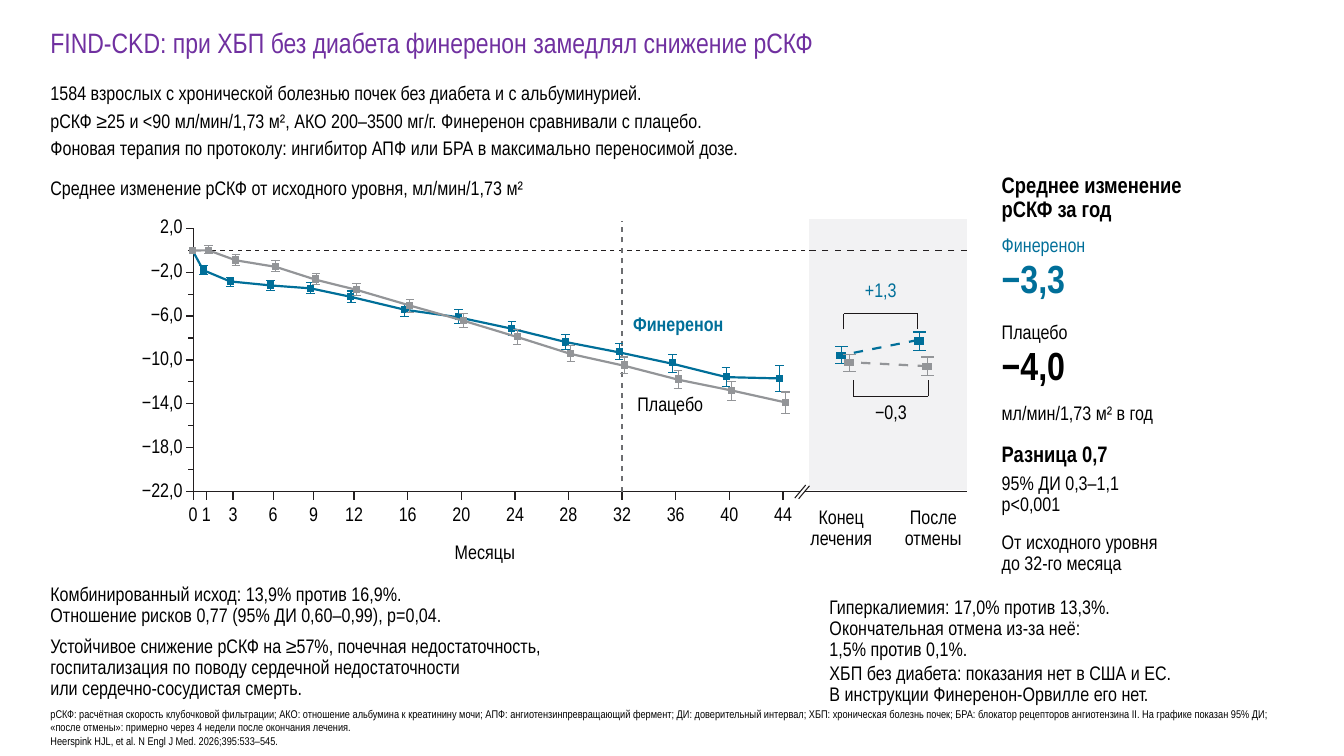
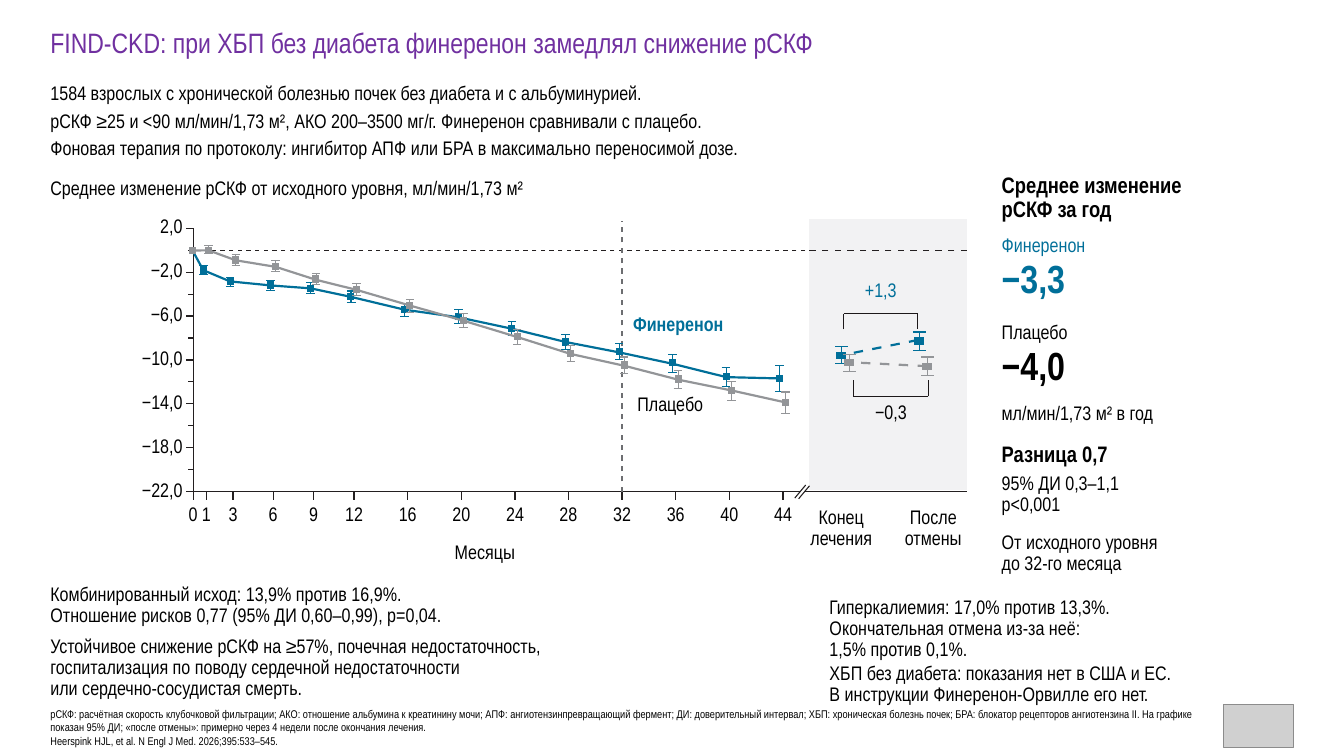
Before and after one commit to drabdulbosit1-eng/my-test-cloud, a slide deck: slide 43 of finerenone/Finerenone_Levin_reviewed.pptx. Drawn at 1344x756 pixels with LibreOffice and Linux fonts; fonts in the diff are those of the drawing; grey boxes stand for pictures. Boxes give left, top, right and bottom in pixels: in the first picture for what was removed or moved away, otherwise in the second. Text is boxed around its words. In the diff, an @@ line names an element or a change of style, - is before the commit and + after.

```diff
--- a/finerenone/Finerenone_Levin_reviewed.pptx
+++ b/finerenone/Finerenone_Levin_reviewed.pptx
@@ text "рСКФ: расчётная скорость клубочковой фильтрации; ..." rewrapped from (50, 709, 1267, 748) to (50, 709, 1192, 748) @@
@@ picture added at (1224, 705, 1294, 748) @@
```
Also in this commit, not shown: 46 other slides changed, 1 other file.
